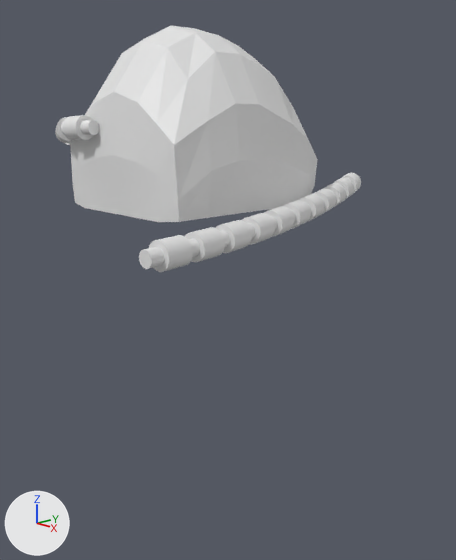
An edit to the Blender file zaku.blend, drawn before and after from the same camera.
Rendered twice from a 50 mm camera at (0.784, -0.718, 2.588) aimed at (0.039, -0.021, 2.327). The axes (+X, +Y, +Z) are drawn at lower left. The lights are the same throughout.

The first picture shows 'Head', 'MouseHorse', 'MouseHorse.001'.
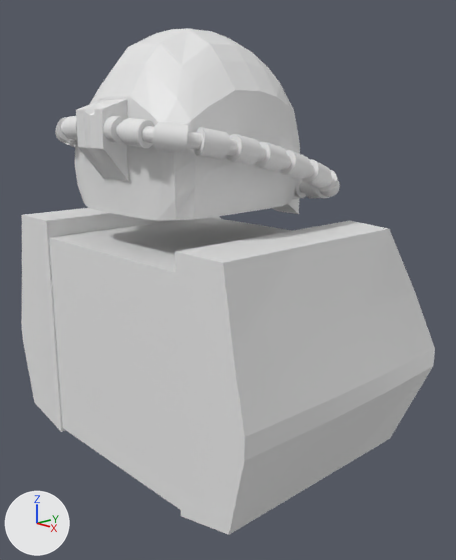
Where the change shows, as pixel boxes [x1, y1, x2, y2] in the pictures (456 x 560 px):
'立方体', added: after [21, 208, 435, 535]
'Head', reshaped (9% narrower): before [70, 26, 318, 222]; after [74, 28, 300, 221]
'BodyBlack', added: after [49, 217, 292, 509]
'MouseHorse.001', reshaped (7% wider, 17% shorter): before [139, 173, 361, 272]; after [103, 116, 340, 198]
'BackHead', added: after [76, 99, 129, 182]

The change, as a diff of the scene's bpy script:
```diff
--- a/zaku.blend.py
+++ b/zaku.blend.py
@@ me_立方体 @@
 # used by ob_head; location = (0.0, 0.0, 2.56); scale = (0.139, 0.139, 0.139)
-me_立方体.from_pydata(...)  # 78 vertices, 68 faces; spans x -1.05..0.0, y -1.51..0.7, z -0.79..1.14
+me_立方体.from_pydata(...)  # 124 vertices, 112 faces; spans x -1.05..0.0, y -1.51..0.74, z -0.79..1.11
+# me_立方体 part 1
+# 67 vertices are removed from x -1.03..0.0, y -1.5..0.7, z -0.79..1.14
+# 67 faces are deleted
+# 101 vertices are added at x -1.05..0.0, y -1.5..0.74, z -0.79..1.09
+# 7 new vertices lie (0.24, 0.0, 0.0) away from vertices in x -0.24, y -1.27..0.46, z -0.4..-0.18
+# 5 new vertices lie (0.28, 0.0, 0.02) away from vertices in x -0.28, y -1.27..0.15, z 0.71..1.09
+# 111 new faces join them
@@ me_立方体_004 @@
+me_立方体_004.from_pydata(...)  # 40 vertices, 38 faces; spans x -2.62..-1.47, y -2.03..2.14, z 0.81..4.11
@@ me_立方体_003 @@
+me_立方体_003.from_pydata(...)  # 100 vertices, 97 faces, 2 loose edges; spans x -1.0..1.1, y -1.2..1.72, z -1.33..0.81
+me_立方体_003.polygons.foreach_set('use_smooth', [True] * 97)
@@ me_立方体_002 @@
+me_立方体_002.from_pydata(...)  # 48 vertices, 46 faces; spans x -0.66..0.66, y -4.87..-4.05, z -1.22..1.04
@@ cu_nurbsパス_002 @@
 _sp = cu_nurbsパス_002.splines.new('NURBS'); _sp.points.add(4)
-_sp.points.foreach_set('co', [3.708, 0.609, 0.277, 1.0, 4.846, -1.937, 0.0, 1.0, 5.731, -4.979, 0.0, 1.0, 3.324, -7.578, 0.0, 1.0, 1.426, -8.809, 0.0, 1.0])
+_sp.points.foreach_set('co', [3.28, -0.364, 0.277, 1.0, 5.411, -0.0684, 0.0858, 1.0, 2.938, -1.229, 0.954, 1.0, 5.787, -3.19, 0.715, 1.0, 2.548, -2.191, 0.909, 1.0])
 _sp.order_u = 5
@@ ob_立方体 @@
+ob_立方体 = bpy.data.objects.new('立方体', me_立方体_004)
+ob_立方体.location = (0.0, 0.0, 1.952)
+ob_立方体.scale = (0.115, 0.115, 0.115)
+_m = ob_立方体.modifiers.new('ミラー', 'MIRROR')
@@ ob_bodyblack @@
+ob_bodyblack = bpy.data.objects.new('BodyBlack', me_立方体_003)
+ob_bodyblack.location = (-0.007, -0.039, 2.267)
+ob_bodyblack.scale = (0.161, 0.161, 0.161)
@@ ob_backhead @@
+ob_backhead = bpy.data.objects.new('BackHead', me_立方体_002)
+ob_backhead.location = (0.0, 0.0, 2.56)
+ob_backhead.scale = (0.0504, 0.0504, 0.0504)
```
